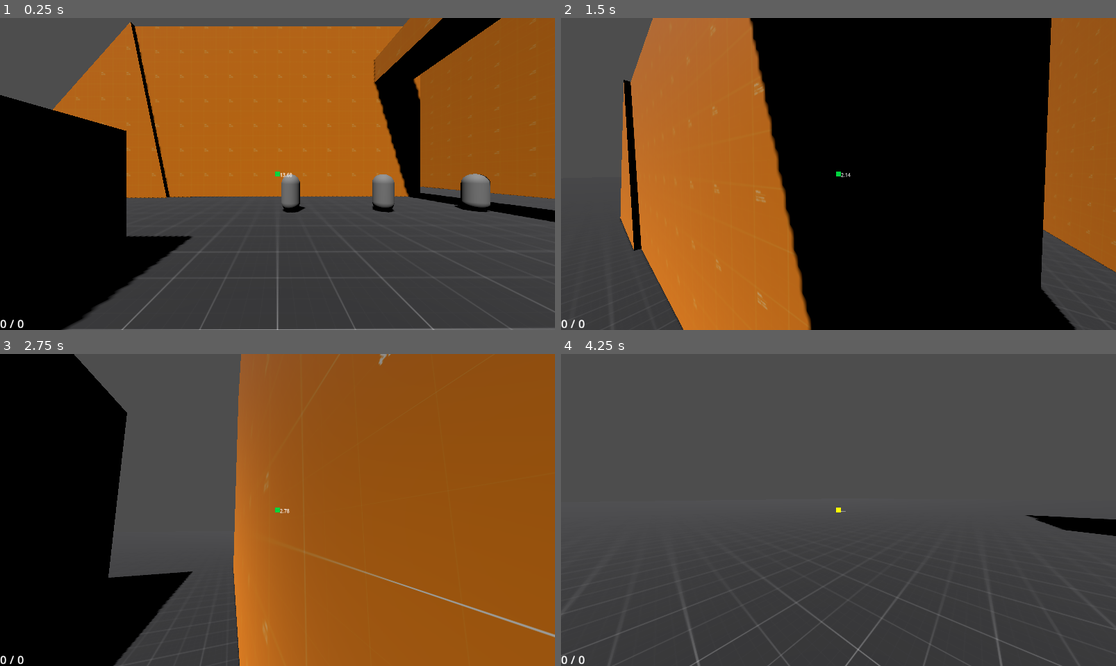
Above: before the commit, frames 1-4 (two rows, left to right).
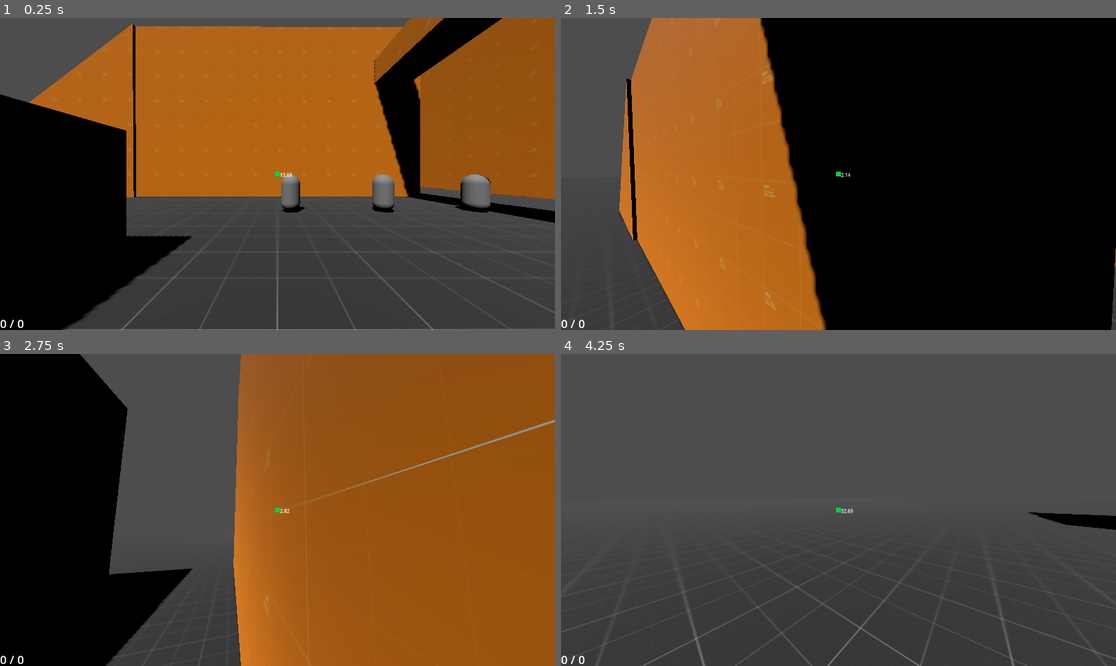
Above: after the commit, the same moments.

Repository: EdmundWohlmuth/Sch-Movement---GODOT
Game: Godot game, scene res://Scenes/Levels/test_level.tscn
Two runs of this game, one before a commit and one after it. Both use one fixed random seed, a clock stepped at 60 frames per second and the inputs below.
Inputs (mouse positions are in pixels of both pictures, inside the frame that each line leads up to):
- Up to frame 1 (0.25 s): no input
- Up to frame 2 (1.5 s): tap Enter (ui_accept) at 0.5 s; move the mouse to (866, 174) at 0.52 s; hold W (move_forward) from 0.53 s (still down); tap Ctrl (slide) at 0.6 s; tap Space (jump) at 0.77, 0.8, 1.07, 1.35 s; move the mouse to (810, 174) at 1.27 s
- Up to frame 3 (2.75 s): keep holding W (move_forward); tap Space (jump) at 1.52, 1.82, 2.3 s; tap Ctrl (slide) at 1.55 s; move the mouse to (288, 503) at 2.02 s; hold Right mouse button (grapple) from 2.03 s (still down)
- Up to frame 4 (4.25 s): keep holding W (move_forward); move the mouse to (832, 516) at 2.77 s; release Right mouse button (grapple) at 2.78 s; click (832, 516) at 2.85 s; tap Space (jump) at 3.02, 3.32, 3.77, 3.8, 4.07 s; tap Ctrl (slide) at 3.05, 3.6 s; move the mouse to (877, 513) at 3.52 s

The runs differ from the first frame. In frame 1, 1.8% of the frame differs, in the area x 0-100%, y 0-100%; in frame 2, 16%, in the area x 10-100%, y 0-100%; in frame 3, 1.4%; in frame 4, 1.4%.

Commit message:
Slope Stick

Diff:
--- a/Scenes/Levels/test_level.tscn
+++ b/Scenes/Levels/test_level.tscn
@@ -106,7 +106,7 @@
 sides = 64
 
 [node name="CSGMesh3D" type="CSGMesh3D" parent="WORLD_MESH"]
-transform = Transform3D(29.9437, 8.02339, 0, -8.02339, 29.9437, 0, 0, 0, 31, -16.509, 0, -28.7622)
+transform = Transform3D(27.8626, 13.5895, 0, -13.5895, 27.8626, 0, 0, 0, 31, -19.291, 1, -28.9)
 use_collision = true
 mesh = SubResource("PrismMesh_npfmg")
 material = ExtResource("2_dksy8")
--- a/Scenes/Player/player_char.tscn
+++ b/Scenes/Player/player_char.tscn
@@ -57,8 +57,8 @@
 shape = SubResource("CylinderShape3D_pfg0q")
 
 [node name="GroundingRayCast3D" type="RayCast3D" parent="."]
-transform = Transform3D(0.999848, -0.0174524, 7.62869e-10, 0, -4.37114e-08, -1, 0.0174524, 0.999848, -4.37047e-08, 0, -0.803858, 0)
-target_position = Vector3(0, 0, 0.5)
+transform = Transform3D(0.999848, -0.0174524, 7.62869e-10, 0, -4.37114e-08, -1, 0.0174524, 0.999848, -4.37047e-08, 0, -0.803858, -0.5)
+target_position = Vector3(0, 0, 0.75)
 debug_shape_custom_color = Color(1, 0, 1, 1)
 
 [node name="GrappleHook" parent="." node_paths=PackedStringArray("weapon_manager", "grapple_cast") instance=ExtResource("3_tywqa")]
--- a/Scripts/PlayerChar/player_char.gd
+++ b/Scripts/PlayerChar/player_char.gd
@@ -33,6 +33,8 @@
 # === jumps === #
 var jump_velocity:float = 12.0
 var fall_acceleration:float = 3.0
+var base_fall_accel:float = 3.0
+var slide_fall_accel:float = 10.0
 var total_jumps:int = 1
 var available_jumps:int = 1
 var wall_normal:Vector3 = Vector3.ZERO
@@ -43,6 +45,9 @@
 var is_grappling:bool = false
 var is_crouched:bool = false
 
+# align with floors & slopes
+var xform:Transform3D
+
 # === juice === #
 var wallrun_tilt_angle:float = 25
 
@@ -85,13 +90,27 @@
 func _physics_process(delta):
   manage_input()
   on_wall_check()
+  align_to_floor()
   movement(delta)
   special_traverse.start_special_move(delta)
-  handle_jump()
-  slide()
-  handle_attack()
+  handle_jump() # move to _input
+  slide() # move to _input
+  handle_attack() # move to _input
 
   move_and_slide()
+
+# Makes it so the player 'sticks' to the ground
+func align_to_floor():
+  var floor_normal
+  if !is_on_floor_only(): floor_normal = Vector3.UP
+  else: floor_normal = grounding_ray.get_collision_normal()
+
+  xform = global_transform
+  xform.basis.y = floor_normal
+  xform.basis.x = -xform.basis.z.cross(floor_normal)
+  xform.basis = xform.basis.orthonormalized()
+
+  if global_transform != xform: global_transform = global_transform.interpolate_with(xform, 0.15).orthonormalized()
 
 # Apply ground movement
 func movement(delta):
@@ -102,7 +121,6 @@
 
     if !on_wall:
       crouch_slide()
-      #slope_stick(delta) # messes with on floor detection
 
     handle_movement(delta)
   elif !is_on_floor() || !on_wall:
@@ -127,16 +145,6 @@
   elif Input.is_action_just_pressed("shoot") && !weapon_manager.weapon_stats.is_full_auto && weapon_manager.weapon_stats.current_ammo > 0 && weapon_manager.weapon_stats.can_shoot:
     weapon_manager.shoot()
     weapon_knockback()
-
-# Allows players to slide down slodes
-func slope_stick(delta):
-  var _normal = grounding_ray.get_collision_normal()
-  if _normal.y == 1.0:
-    up_direction = Vector3.UP
-    return # don't need to stick if surface is flat
-  up_direction = _normal
-  self.velocity += _normal * 10 * delta
-  #var transform:Transform3D = global_transform
 
 # Handles jump input and physics
 func handle_jump():
@@ -211,17 +219,18 @@
 func crouch_slide():
   if Input.is_action_just_pressed("slide") && !is_sliding:
     is_sliding = true
+    fall_acceleration = slide_fall_accel
     crouch_char()
     velocity += slide_speed_boost * direction
     max(self.velocity.length(), ground_deccel)
 
-
   elif Input.is_action_just_released("slide"):
     ground_deccel = norm_deccel
+    fall_acceleration = base_fall_accel
     crouch_char(false)
     slide_cooldown_timer.start()
 
-# kills a lot of x / z momentum and drastically increases downward momentum
+# kills a lot (if not all) of x / z momentum and drastically increases downward momentum
 func ground_pound():
   if Input.is_action_just_pressed("slide") && !is_sliding && !is_on_floor():
     pass # change for special movement
